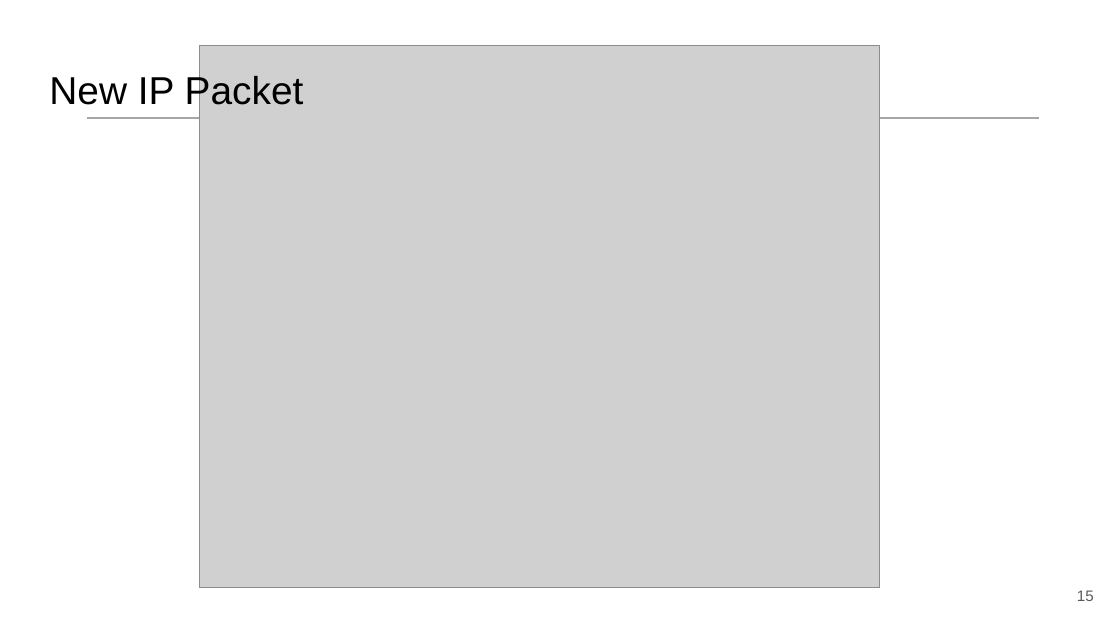
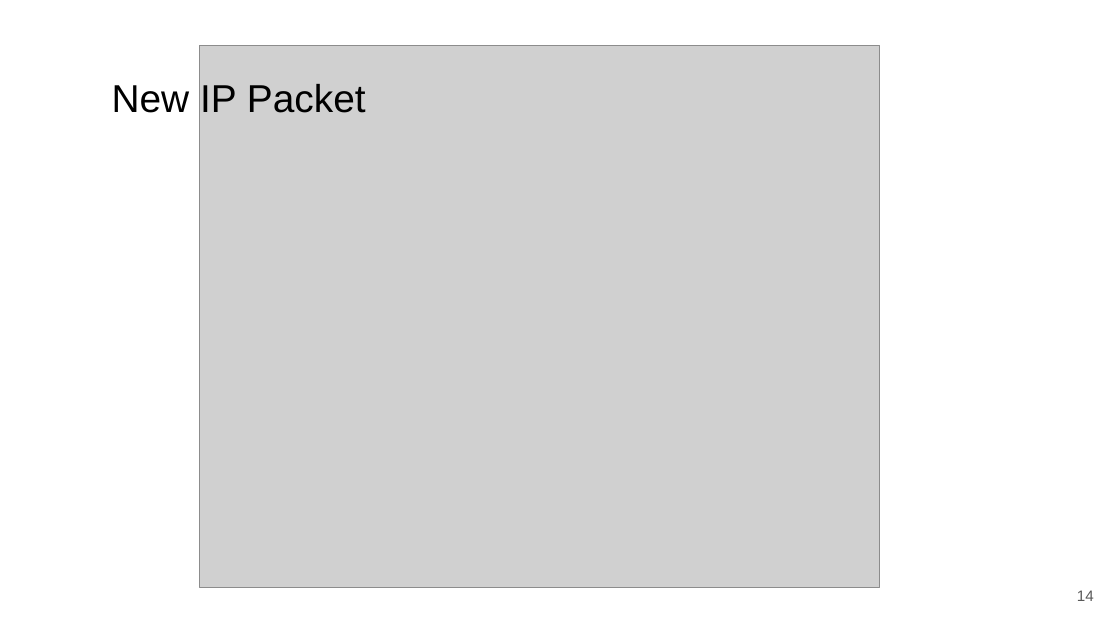
Before and after one commit to network2030/NewIP-Linux, a slide deck: slide 14 of docs/New IP Tutorial --Part-3.pptx (slide 15 before the commit). Drawn at 1120x630 pixels with LibreOffice and Linux fonts; fonts in the diff are those of the drawing; grey boxes stand for pictures. Boxes give left, top, right and bottom in pixels: in the first picture for what was removed or moved away, otherwise in the second. Text is boxed around its words. In the diff, an @@ line names an element or a change of style, - is before the commit and + after.

```diff
--- a/docs/New IP Tutorial --Part-3.pptx
+++ b/docs/New IP Tutorial --Part-3.pptx
@@ title "New IP Packet" rewrapped from (49, 73, 304, 111) to (112, 84, 366, 113) @@
@@ line removed from (87, 118) to (1040, 118) @@
@@ page number at (1077, 590, 1094, 601): text changed @@
-15
+14
```
Also in this commit, not shown: 16 other slides changed, 1 slide added, 1 slide removed.
